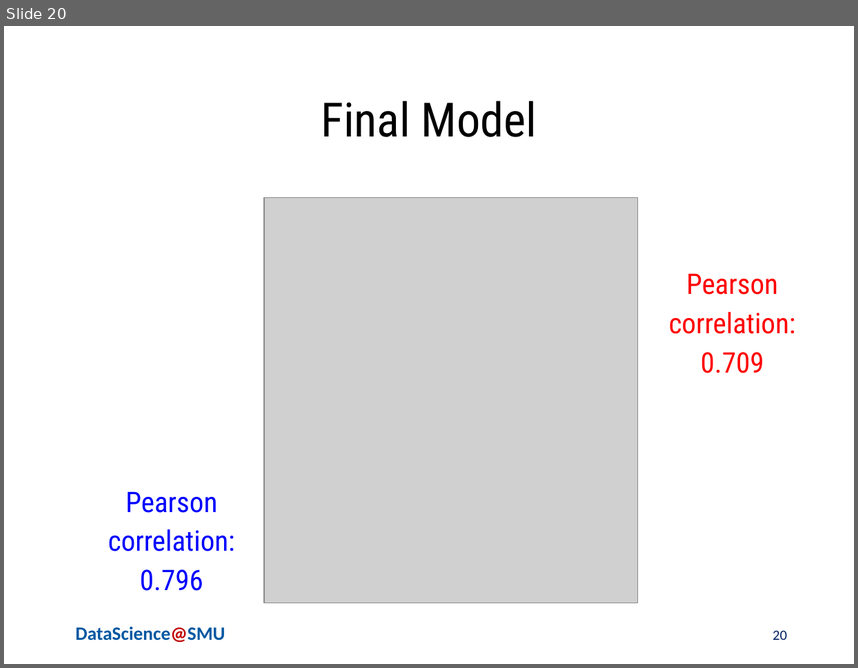
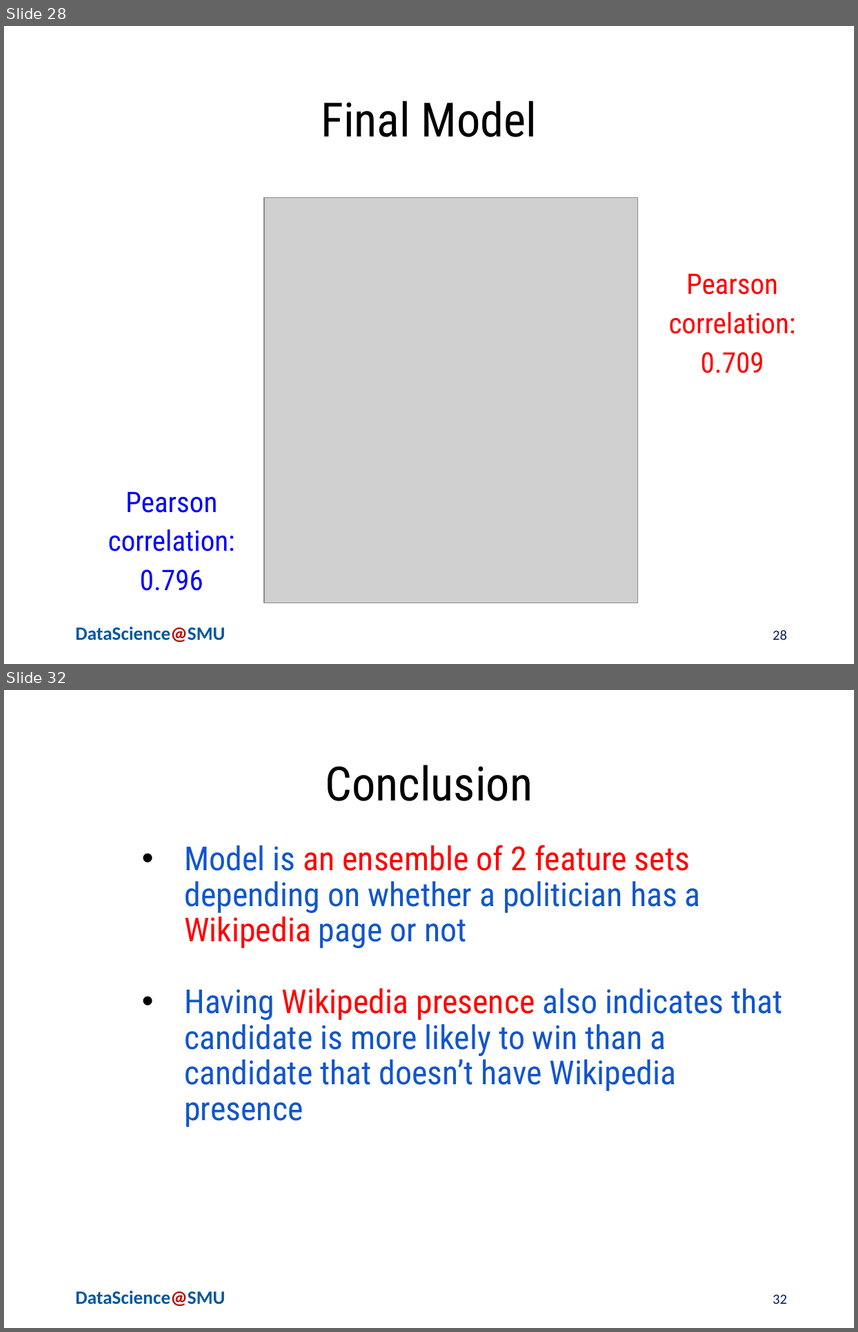
Before and after one commit to ChiruGit/Capstone, a slide deck: PoliticalProfiling-NLP+FeatureEngg-MSDSSMU-Fall2018.pptx. Shown one above the other, each under a label of ours: slide 20 before the commit, slides 28 and 32 after it; the slides between them are not shown. The pictures are 858x668 and 858x1332 pixels, drawn with LibreOffice and Linux fonts; fonts in the diff are those of the drawing; grey boxes stand for pictures; background and template pictures are left out. Boxes give left, top, right and bottom in pixels: in the first picture for what was removed or moved away, otherwise in the second. Text is boxed around its words. In the diff, an @@ line names an element or a change of style, - is before the commit and + after.

```diff
--- a/PoliticalProfiling-NLP+FeatureEngg-MSDSSMU-Fall2018.pptx
+++ b/PoliticalProfiling-NLP+FeatureEngg-MSDSSMU-Fall2018.pptx
@@ slide 32 added at (x1=4, y1=690, x2=854, y2=1328), background #FFFFFF; not listed: 1 template element that a slide beside it also shows @@
@@ title added at (x1=326, y1=765, x2=533, y2=801), 40 pt, text #000000 @@
+Conclusion
@@ text added at (x1=184, y1=845, x2=783, y2=1127), 28 pt, text #1155CC @@
+• Model is an ensemble of 2 feature sets depending on whether a politician has a Wikipedia page or not
+• Having Wikipedia presence also indicates that candidate is more likely to win than a candidate that doesn’t have Wikipedia presence
@@ page number added at (x1=773, y1=1294, x2=787, y2=1303), 12 pt, text #002060 @@
+32
@@ what was slide 20 is now slide 28 @@
@@ page number at (x1=773, y1=630, x2=787, y2=639): text changed @@
-20
+28
```
Also in this commit, not shown: 5 slides changed, 12 other slides added, 1 slide removed, 1 other file.
